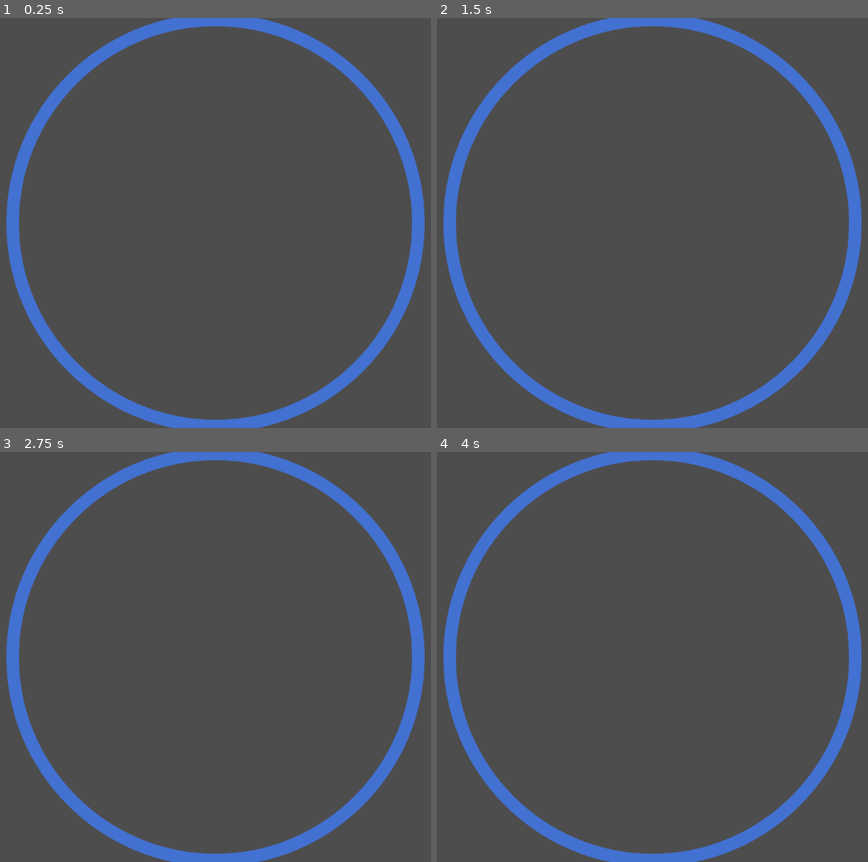
Above: before the commit, frames 1-4 (two rows, left to right).
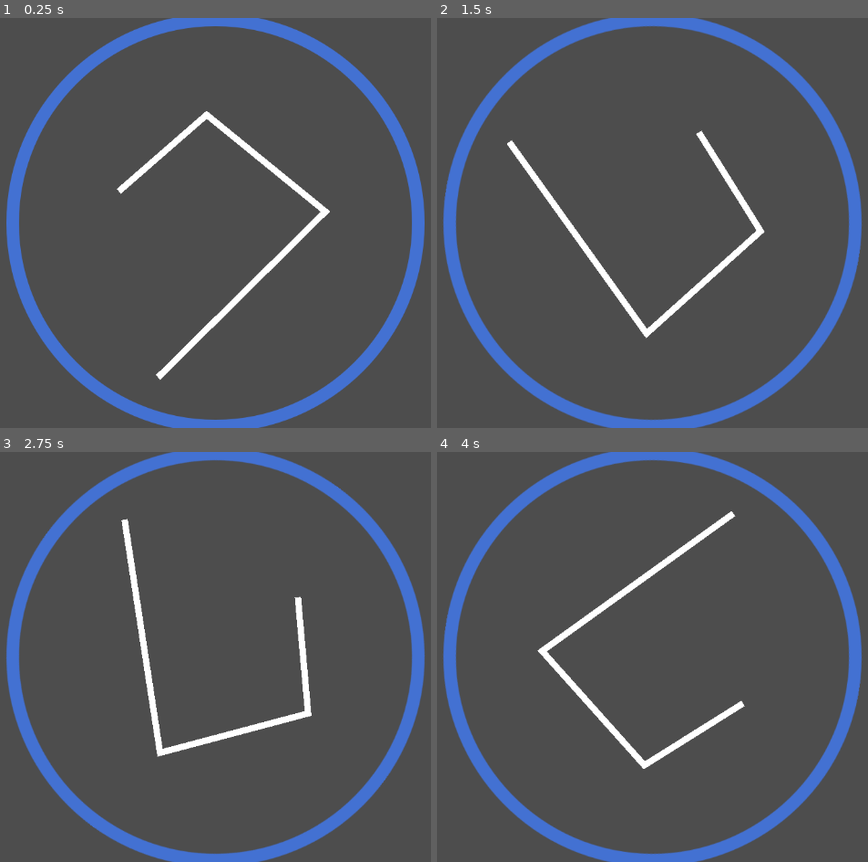
Above: after the commit, the same moments.

Repository: CE-Studio/gmtk-2023
Game: Godot game, scene res://level_main.tscn
Same seed, same stepped clock (60 frames per second), same inputs: the game is played once before the commit and once after it.
Inputs:
- Up to frame 1 (0.25 s): no input
- Up to frame 2 (1.5 s): tap Enter at 0.5 s; hold D (game_move_right, bound only after the commit) 0.53-1.28 s; hold A (game_move_left, bound only after the commit) from 1.28 s (still down)
- Up to frame 3 (2.75 s): release A (game_move_left, bound only after the commit) at 2.03 s; hold D (game_move_right, bound only after the commit) from 2.03 s (still down)
- Up to frame 4 (4 s): release D (game_move_right, bound only after the commit) at 3.53 s; hold A (game_move_left, bound only after the commit) from 3.53 s (still down)

The runs differ from the first frame. In frame 1, 2.0% of the frame differs, in the area x 27-77%, y 22-89%; in frame 2, 2.0%; in frame 3, 2.0%; in frame 4, 2.0%, in the area x 1-99%, y 0-100%.

Commit message:
no message

Diff:
--- a/level_main.tscn
+++ b/level_main.tscn
@@ -24,3 +24,6 @@
 [node name="Sprite2D" type="Sprite2D" parent="Control"]
 texture = ExtResource("1_u3fus")
 script = ExtResource("2_qb34w")
+
+[node name="Line2D" type="Line2D" parent="Control/Sprite2D"]
+points = PackedVector2Array(-153, -50, -14, -171, 174, -18, -91, 244)
--- a/levelrun.gd
+++ b/levelrun.gd
@@ -8,4 +8,4 @@
 
 # Called every frame. 'delta' is the elapsed time since the previous frame.
 func _process(delta):
-    print(Input.get_action_strength("game_move"))
+    rotate(Input.get_axis("game_move_left", "game_move_right") * delta * PI)
--- a/project.godot
+++ b/project.godot
@@ -17,9 +17,17 @@
 
 [input]
 
-game_move={
-"deadzone": 0.5,
+game_move_left={
+"deadzone": 0.1,
 "events": [Object(InputEventJoypadMotion,"resource_local_to_scene":false,"resource_name":"","device":-1,"axis":0,"axis_value":-1.0,"script":null)
-, Object(InputEventJoypadMotion,"resource_local_to_scene":false,"resource_name":"","device":-1,"axis":0,"axis_value":1.0,"script":null)
+, Object(InputEventKey,"resource_local_to_scene":false,"resource_name":"","device":-1,"window_id":0,"alt_pressed":false,"shift_pressed":false,"ctrl_pressed":false,"meta_pressed":false,"pressed":false,"keycode":0,"physical_keycode":65,"key_label":0,"unicode":97,"echo":false,"script":null)
+, Object(InputEventKey,"resource_local_to_scene":false,"resource_name":"","device":-1,"window_id":0,"alt_pressed":false,"shift_pressed":false,"ctrl_pressed":false,"meta_pressed":false,"pressed":false,"keycode":0,"physical_keycode":4194319,"key_label":0,"unicode":0,"echo":false,"script":null)
 ]
 }
+game_move_right={
+"deadzone": 0.1,
+"events": [Object(InputEventJoypadMotion,"resource_local_to_scene":false,"resource_name":"","device":-1,"axis":0,"axis_value":1.0,"script":null)
+, Object(InputEventKey,"resource_local_to_scene":false,"resource_name":"","device":-1,"window_id":0,"alt_pressed":false,"shift_pressed":false,"ctrl_pressed":false,"meta_pressed":false,"pressed":false,"keycode":0,"physical_keycode":68,"key_label":0,"unicode":100,"echo":false,"script":null)
+, Object(InputEventKey,"resource_local_to_scene":false,"resource_name":"","device":-1,"window_id":0,"alt_pressed":false,"shift_pressed":false,"ctrl_pressed":false,"meta_pressed":false,"pressed":false,"keycode":0,"physical_keycode":4194321,"key_label":0,"unicode":0,"echo":false,"script":null)
+]
+}
